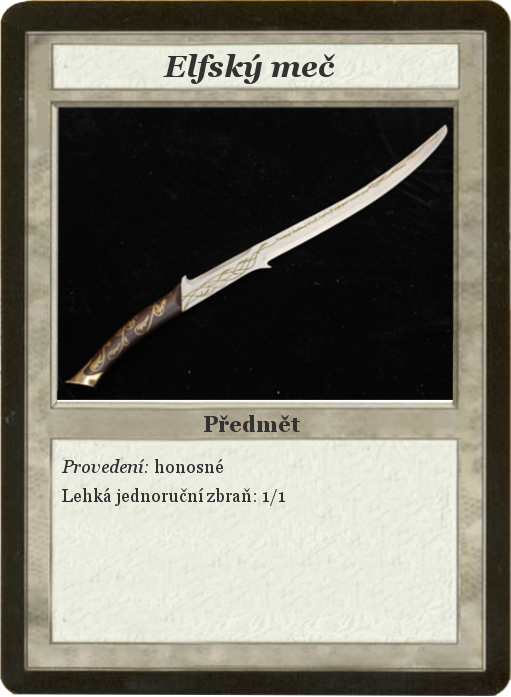
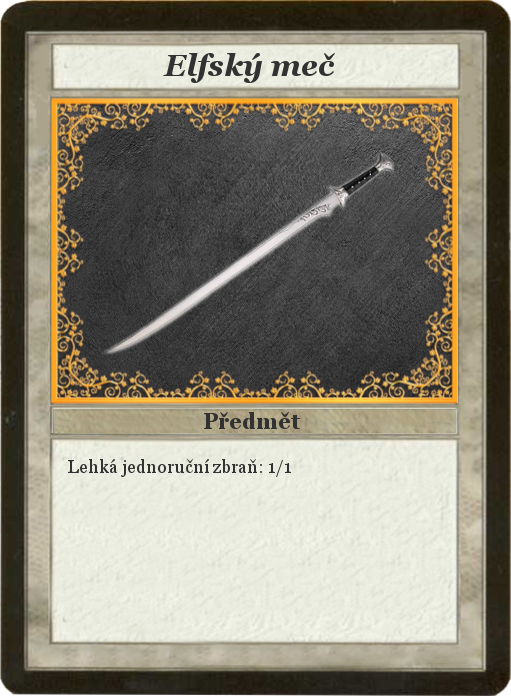
Layered file, before and after one edit (511x697). Changes by layer:
painted on "Elfský meč" over [163, 53, 335, 84]
painted on "Předmět" over [204, 412, 300, 432]
renamed "Provedení: honosné ..." to "Lehká jednoruční zbraň: 1/1", painted on it over [62, 459, 291, 506]
moved "Picture" above "Golden frame", painted on it over [48, 105, 462, 400]
added layer "Golden frame" above "Card" over [51, 97, 458, 404]
painted on "Card" over [48, 95, 462, 437]
added layer "dark-gray-background.jpg" above "Background" over [48, 95, 462, 425]
painted on "Background" over [53, 408, 458, 410]
